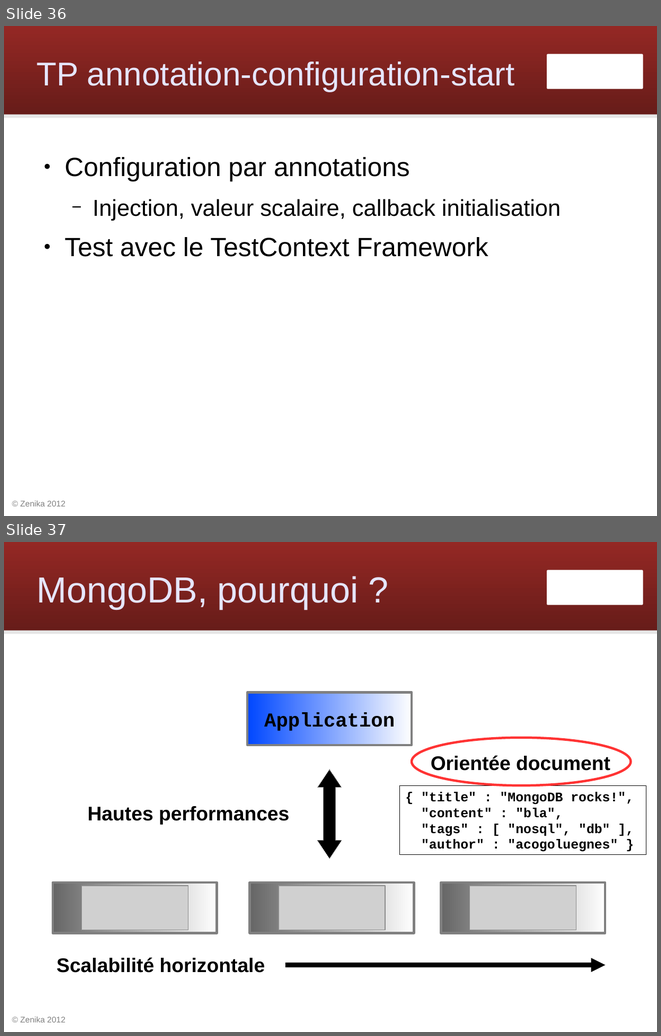
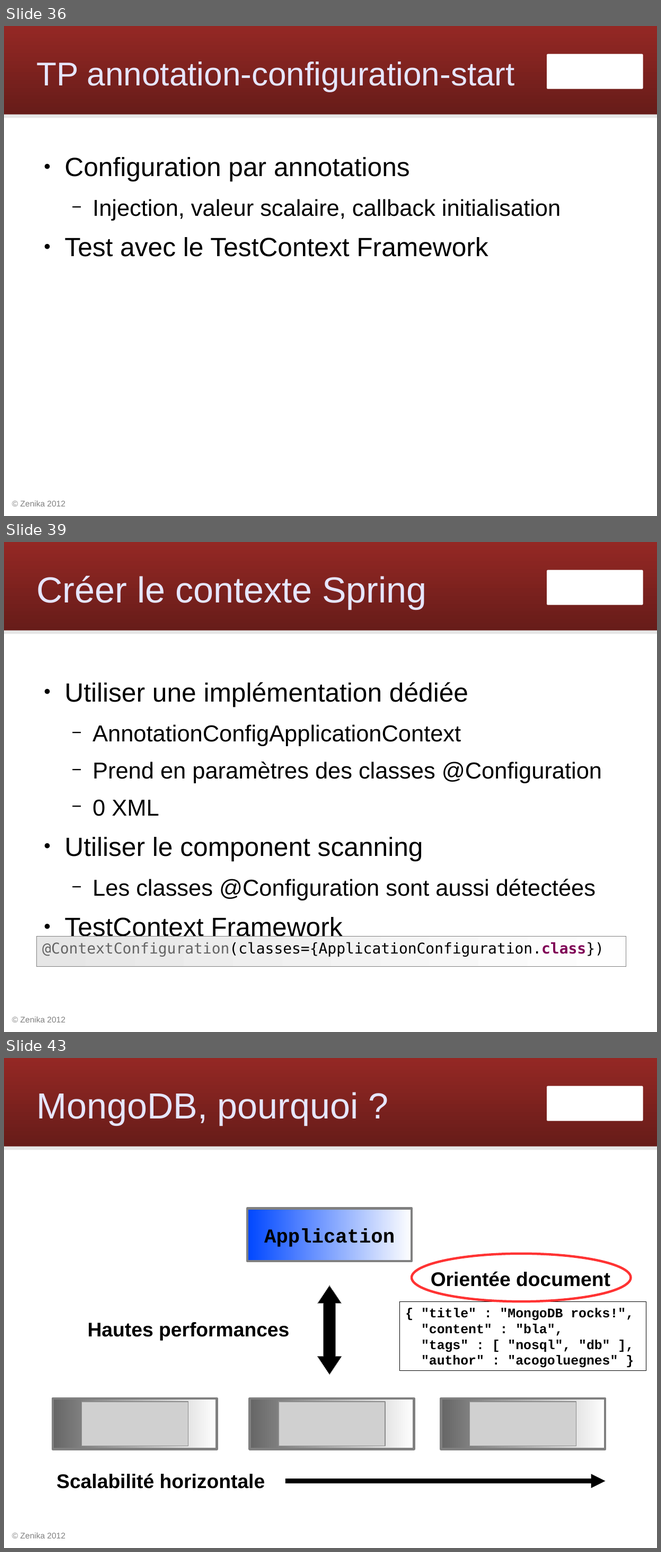
Before and after one commit to Zenika/workshop-spring-core, a slide deck: spring-workshop.odp. Shown one above the other, each under a label of ours: slides 36 and 37 before the commit, slides 36, 39 and 43 after it; the slides between them are not shown. The pictures are 661x1036 and 661x1552 pixels, drawn with LibreOffice and Linux fonts; fonts in the diff are those of the drawing; grey boxes stand for pictures; background and template pictures are left out. Boxes give left, top, right and bottom in pixels: in the first picture for what was removed or moved away, otherwise in the second. Text is boxed around its words. In the diff, an @@ line names an element or a change of style, - is before the commit and + after.

Commit message:
slides configuration Java

```diff
--- a/spring-workshop.odp
+++ b/spring-workshop.odp
@@ slide 39 added at (4,542,657,1032), background #FFFFFF; not listed: 4 template elements that a slide beside it also shows @@
@@ title added at (37,575,426,609), 44 pt, text #E6E6FF @@
+Créer le contexte Spring
@@ text added at (64,682,602,936), 28 pt, text #000000 @@
+● Utiliser une implémentation dédiée
+  − AnnotationConfigApplicationContext
+  − Prend en paramètres des classes @Configuration
+  − 0 XML
+● Utiliser le component scanning
+  − Les classes @Configuration sont aussi détectées
+● TestContext Framework
@@ rectangle added at (36,936,626,966), fill gradient #E6E6E6 to #FEFEFE, outline #808080 0 pt, 18 pt, text #000000 @@
+@ContextConfiguration(classes={ApplicationConfiguration.class})
@@ what was slide 37 is now slide 43 @@
```
Also in this commit, not shown: 1 slide changed, 5 other slides added.
